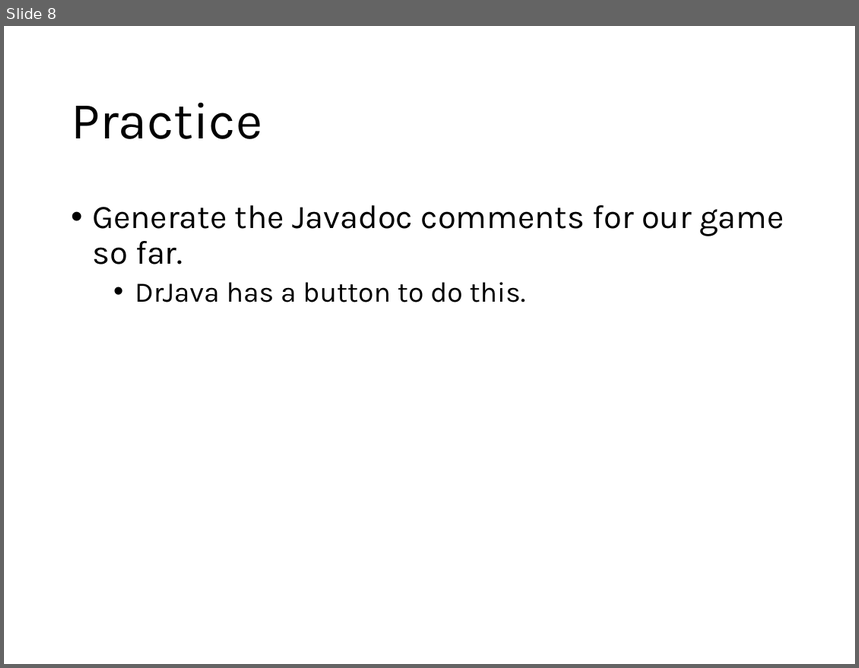
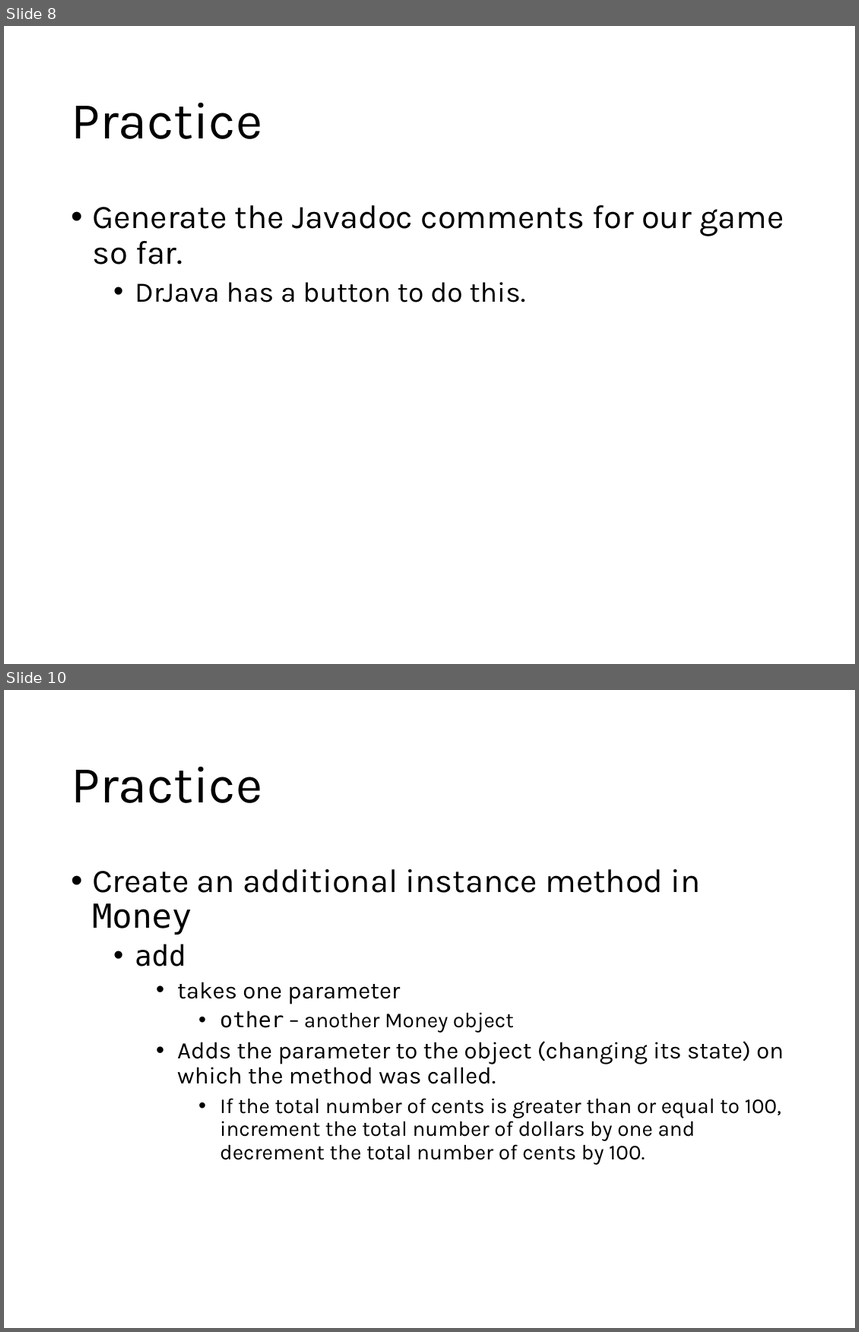
Before and after one commit to CSBSJU/CSCI-160, a slide deck: assets/slides/classes/slides.pptx. Shown one above the other, each under a label of ours: slide 8 before the commit, slides 8 and 10 after it; the slides between them are not shown. The pictures are 859x668 and 859x1332 pixels, drawn with LibreOffice and Linux fonts; fonts in the diff are those of the drawing. Boxes give left, top, right and bottom in pixels: in the first picture for what was removed or moved away, otherwise in the second. Text is boxed around its words. In the diff, an @@ line names an element or a change of style, - is before the commit and + after.

```diff
--- a/assets/slides/classes/slides.pptx
+++ b/assets/slides/classes/slides.pptx
@@ slide 10 added at <box>4,690,855,1328</box>, background #FFFFFF @@
@@ title added at <box>71,767,262,803</box>, 44 pt, text #000000 @@
+Practice
@@ text added at <box>92,869,784,1164</box>, 18 pt, text #000000 @@
+• Create an additional instance method in Money
+  • add
+    • takes one parameter
+      • other – another Money object
+    • Adds the parameter to the object (changing its state) on which the method was called.
+      • If the total number of cents is greater than or equal to 100, increment the total number of dollars by one and decrement the total number of cents by 100.
```
Also in this commit, not shown: 2 slides changed, 1 other slide added.
